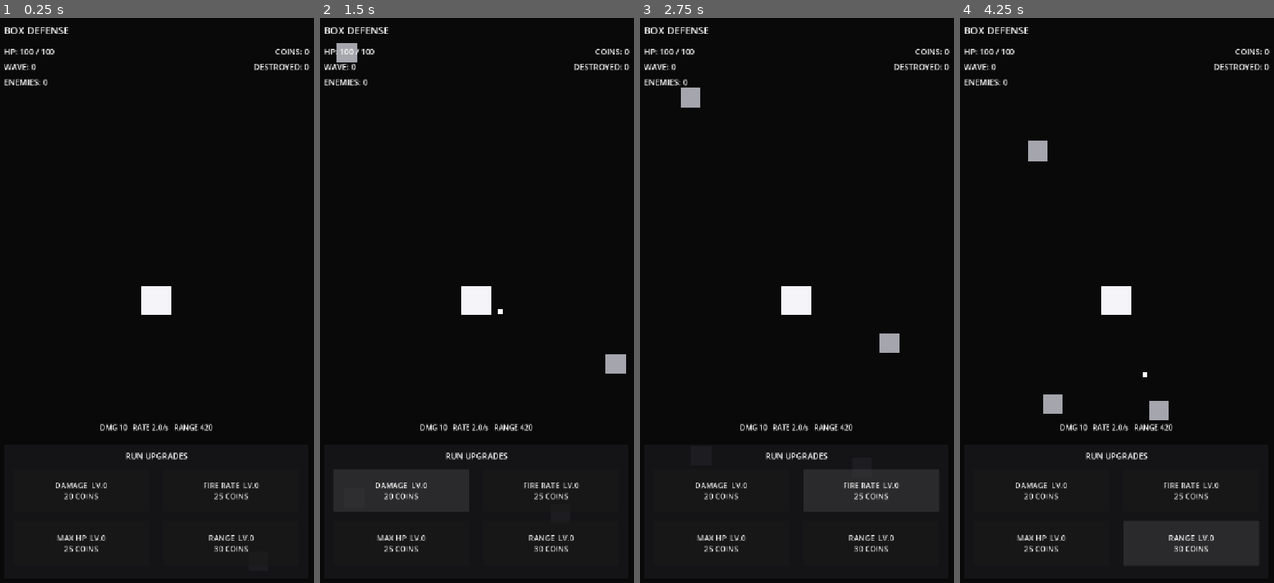
Above: before the commit, frames 1-4 (left to right).
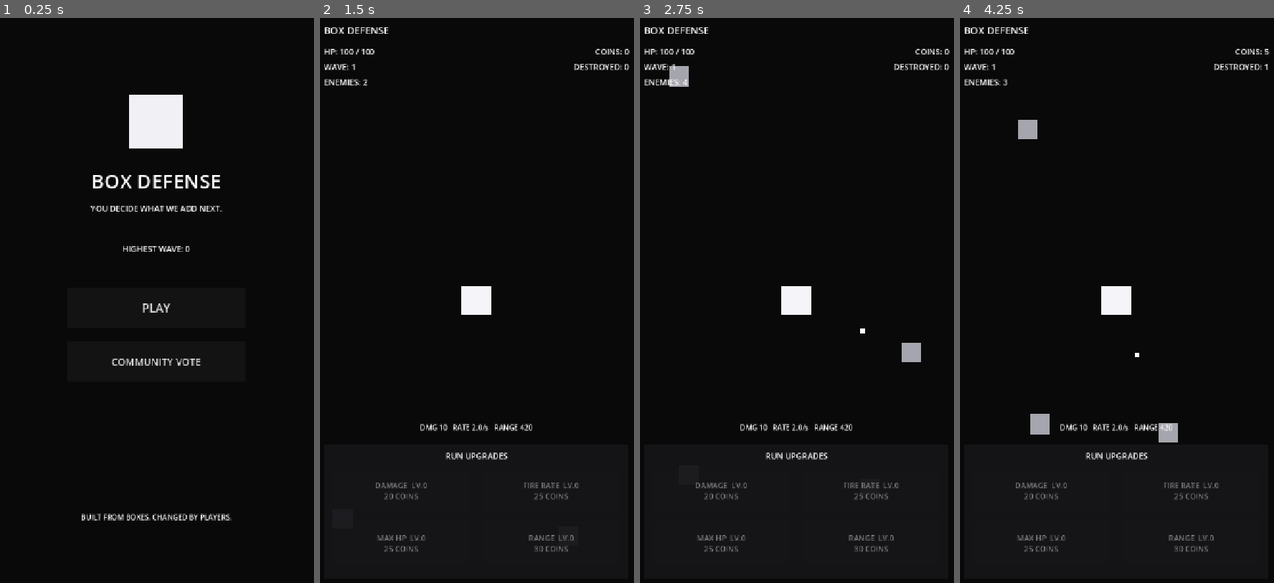
Above: after the commit, the same moments.

Repository: KevinRabbe/box-game-
Game: Godot game, scene res://scenes/ui/main_menu.tscn
The game is run twice, just before and just after one commit, with the same random seed, the same clock (stepped at 60 frames per second) and the same inputs. Before the commit the project starts from res://scenes/game/game.tscn.
Inputs (mouse positions are in pixels of both pictures, inside the frame that each line leads up to):
- Up to frame 1 (0.25 s): no input
- Up to frame 2 (1.5 s): click (477, 306) at 0.5 s, where only the run after the commit has a clickable "PLAY"; click (401, 492) at 1.25 s, where only the run before the commit has a clickable "DAMAGE LV.0 20 COINS"
- Up to frame 3 (2.75 s): click (872, 492) at 2 s, where only the run before the commit has a clickable "FIRE RATE LV.0 25 COINS"
- Up to frame 4 (4.25 s): click (1041, 543) at 2.75 s, where only the run before the commit has a clickable "MAX HP LV.0 25 COINS"; click (1192, 543) at 3.5 s, where only the run before the commit has a clickable "RANGE LV.0 30 COINS"

The runs differ from the first frame. In frame 1, 5.5% of the frame differs, in the area x 1-99%, y 1-95%; in frame 2, 1.3%; in frame 3, 1.6%; in frame 4, 2.0%.
Error before the commit: Parse Error: Identifier "SaveManager" not declared in the current scope. (res://scripts/game/game.gd:80)

Commit message:
Start from main menu and enable SaveManager

Diff:
--- a/project.godot
+++ b/project.godot
@@ -7,7 +7,11 @@
 [application]
 
 config/name="BOX DEFENSE"
-run/main_scene="res://scenes/game/game.tscn"
+run/main_scene="res://scenes/ui/main_menu.tscn"
+
+[autoload]
+
+SaveManager="*res://scripts/core/save_manager.gd"
 
 [display]
 
